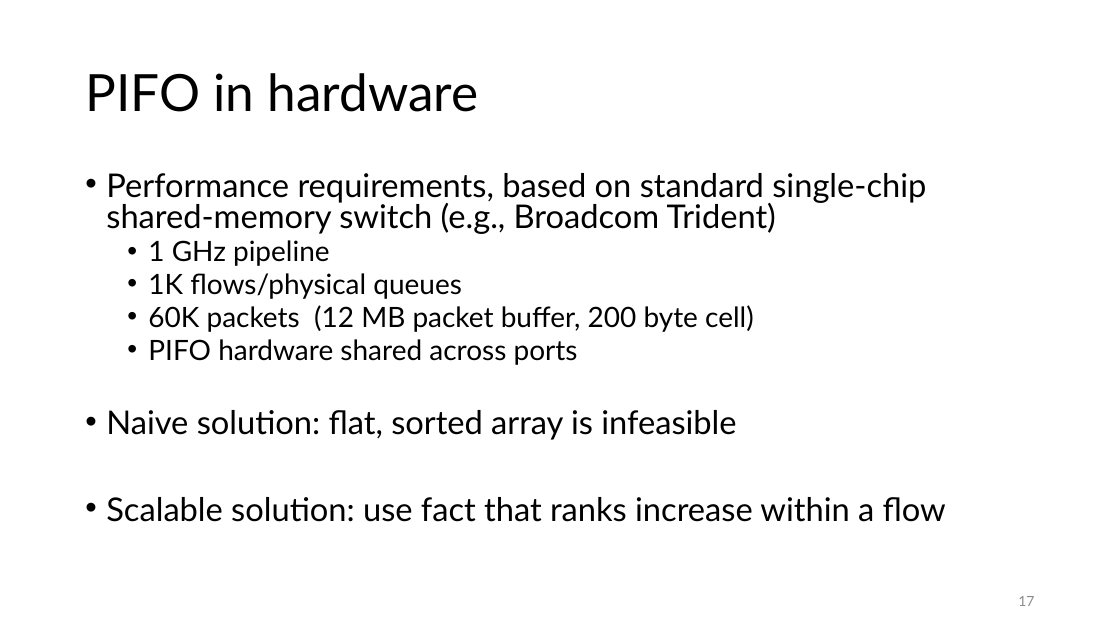
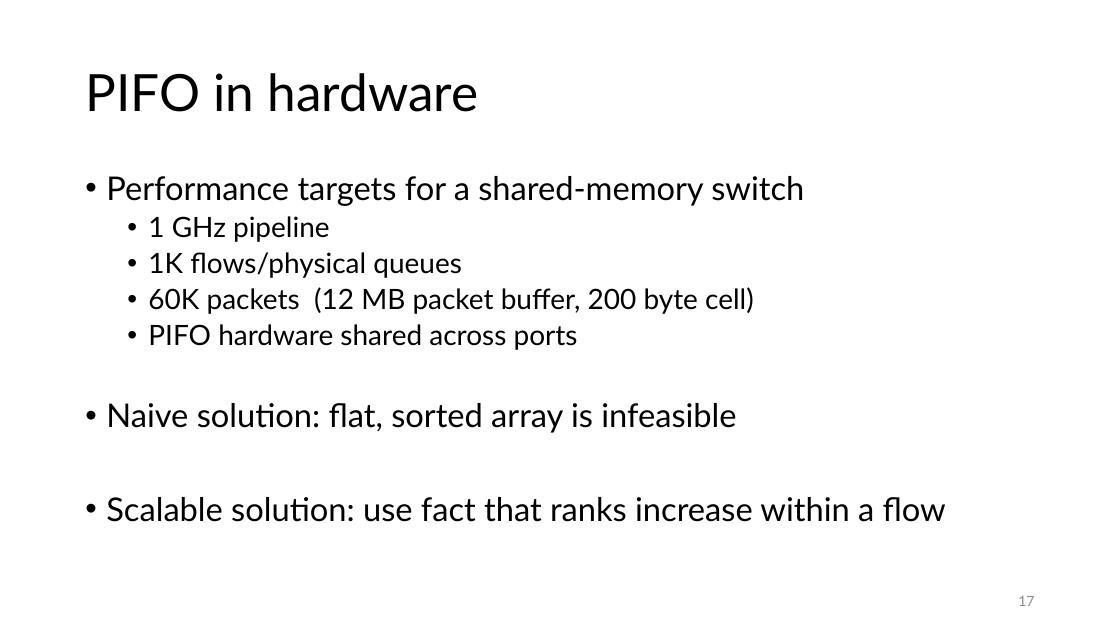
Before and after one commit to anirudhSK/pifo-domino-marple-ppts, a slide deck: slide 17 of pifo_sigcomm.pptx. Drawn at 1120x630 pixels with LibreOffice and Linux fonts; fonts in the diff are those of the drawing. Boxes give left, top, right and bottom in pixels: in the first picture for what was removed or moved away, otherwise in the second. Text is boxed around its words. In the diff, an @@ line names an element or a change of style, - is before the commit and + after.

Commit message:
Remaining changes based on group meeting feedback

```diff
--- a/pifo_sigcomm.pptx
+++ b/pifo_sigcomm.pptx
@@ text at box(106, 176, 804, 206): text changed @@
-• Performance requirements, based on standard single-chip shared-memory switch (e.g., Broadcom Trident)
+• Performance targets for a shared-memory switch
@@ text at box(106, 216, 946, 522): line spacing 0.8 to 0.9 @@
```
Also in this commit, not shown: 5 other slides changed.
